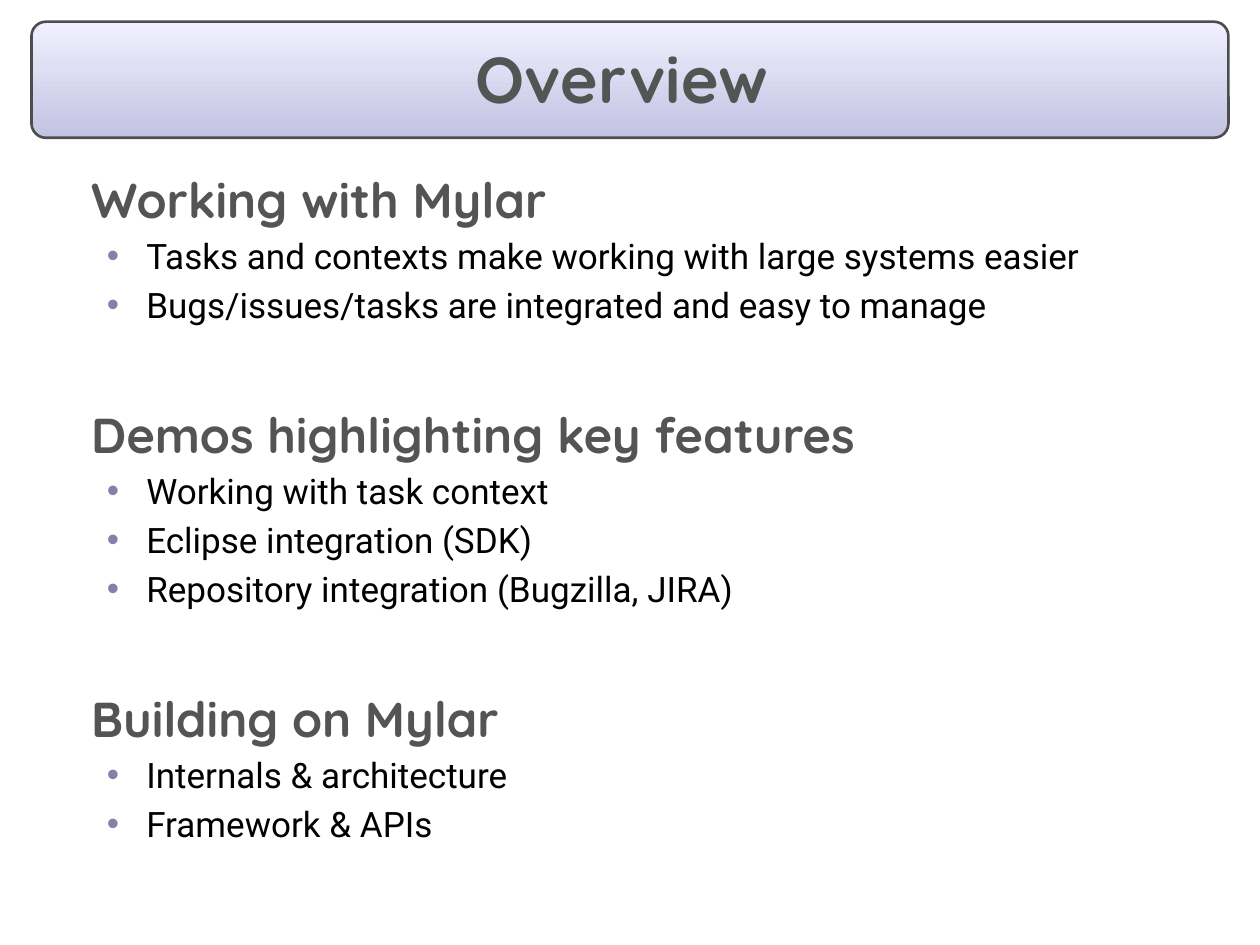
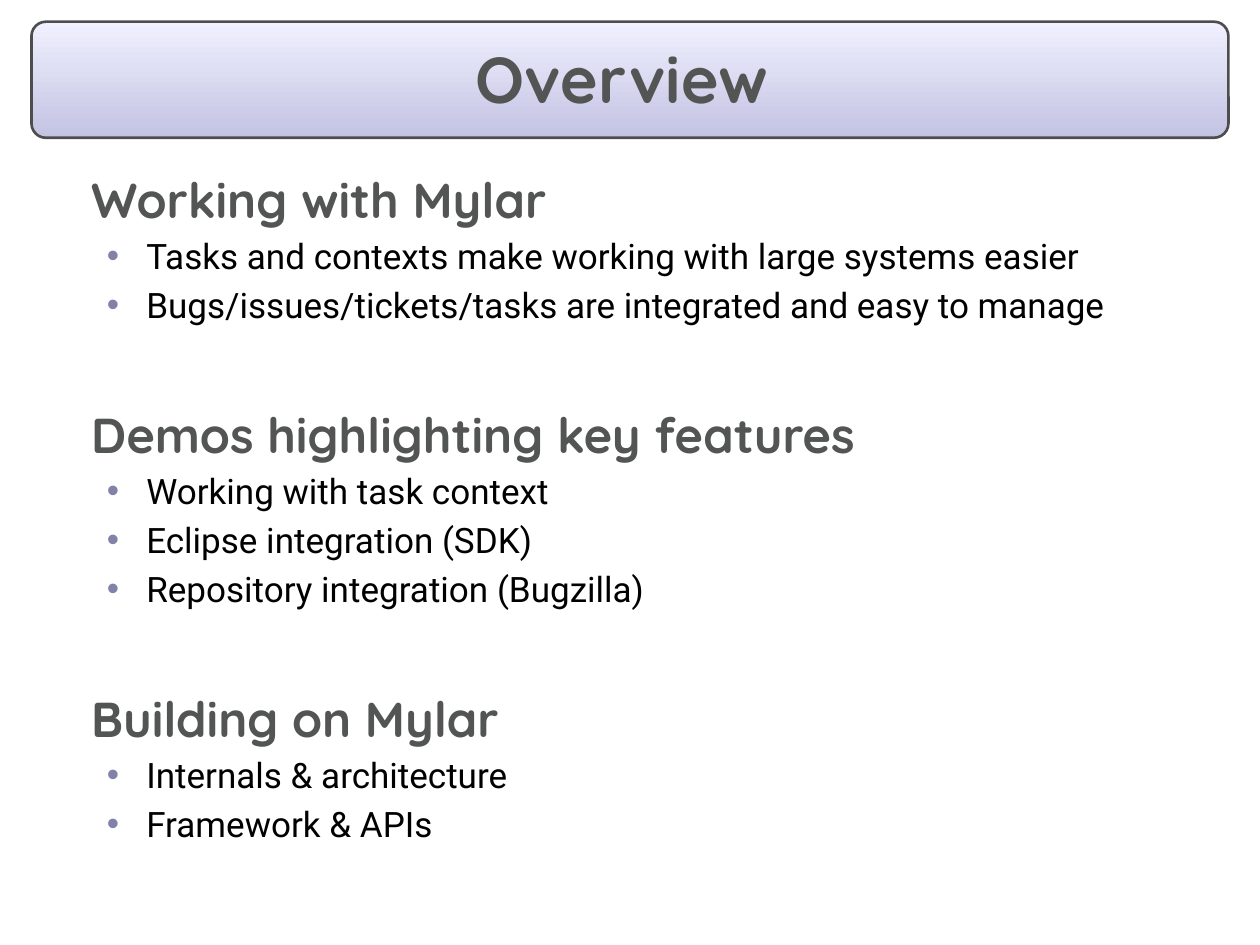
Before and after one commit to eclipse-mylyn/mylyn-website, a slide deck: slide 4 of publications/2006-10-mylar-webinar.ppt. Drawn at 1260x945 pixels with LibreOffice and Linux fonts; fonts in the diff are those of the drawing. Boxes give left, top, right and bottom in pixels: in the first picture for what was removed or moved away, otherwise in the second. Text is boxed around its words. In the diff, an @@ line names an element or a change of style, - is before the commit and + after.

```diff
--- a/publications/2006-10-mylar-webinar.ppt
+++ b/publications/2006-10-mylar-webinar.ppt
@@ text at box(146, 291, 1104, 326): text changed @@
-  • Bugs/issues/tasks are integrated and easy to manage
+  • Bugs/issues/tickets/tasks are integrated and easy to manage
@@ text at box(146, 574, 644, 610): text changed @@
-  • Repository integration (Bugzilla, JIRA)
+  • Repository integration (Bugzilla)
```
Also in this commit, not shown: 9 other slides changed, 3 slides added, 4 slides removed, 1 other file.
